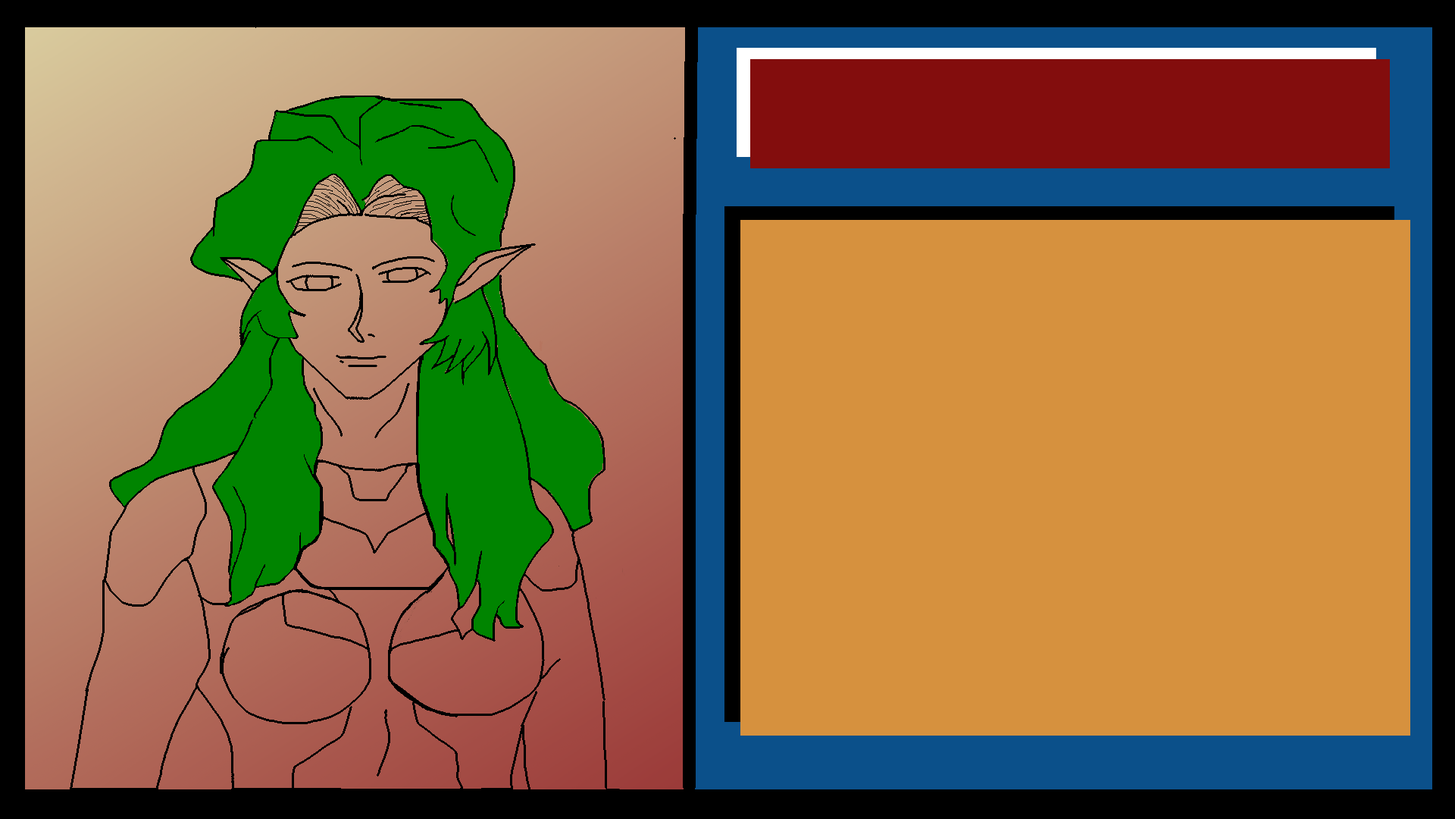
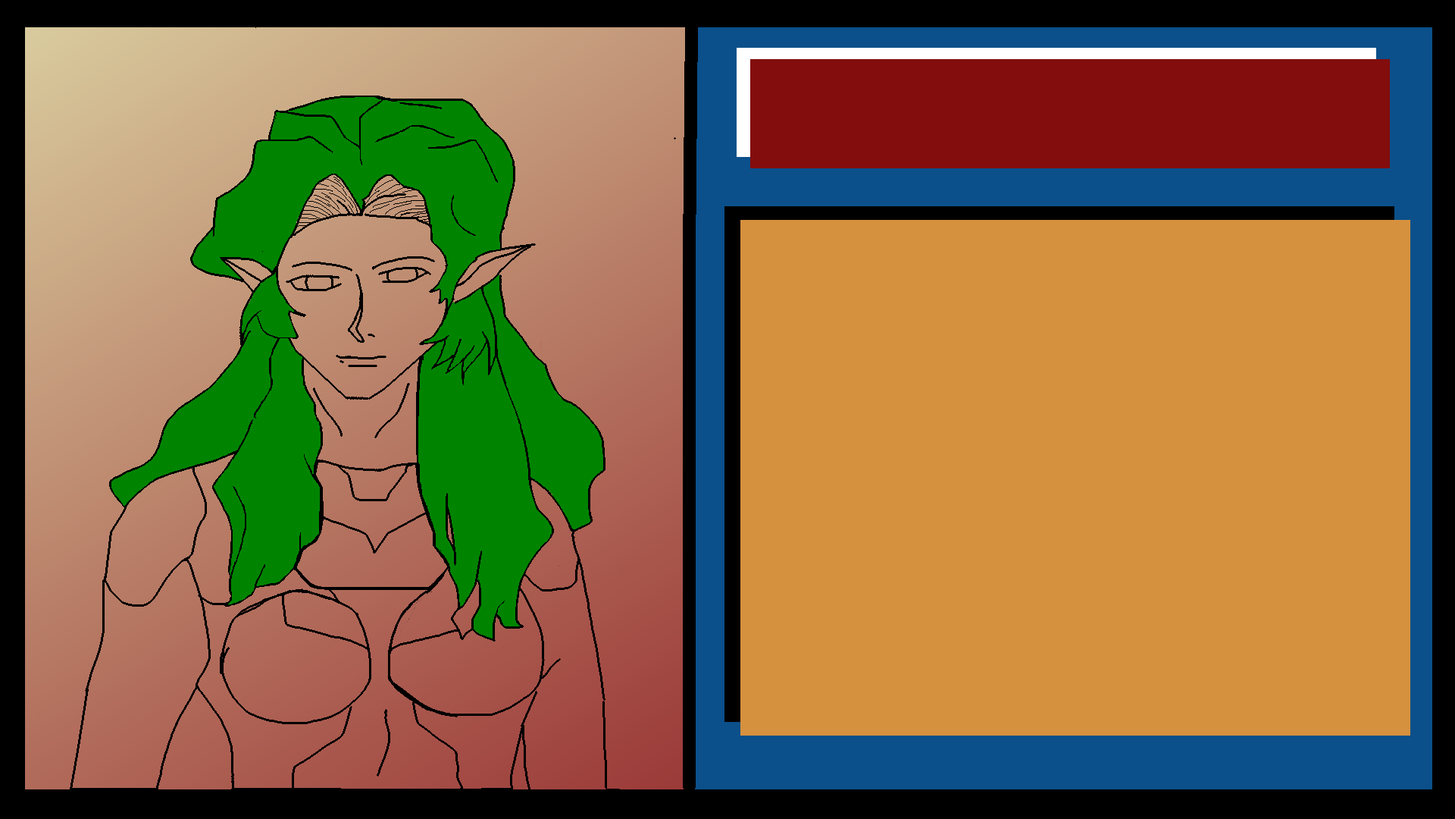
Layers edited between the first and the second w=1455, h=819 image:
painted on "hair" over <box>227,197,604,489</box>
